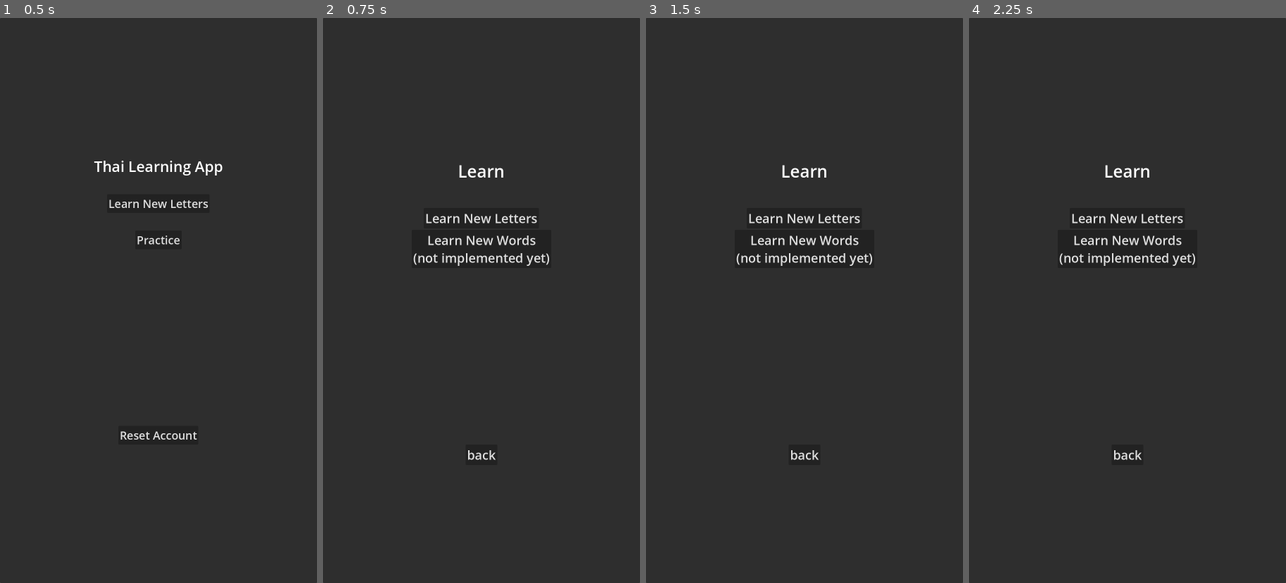
Above: before the commit, frames 1-4 (left to right).
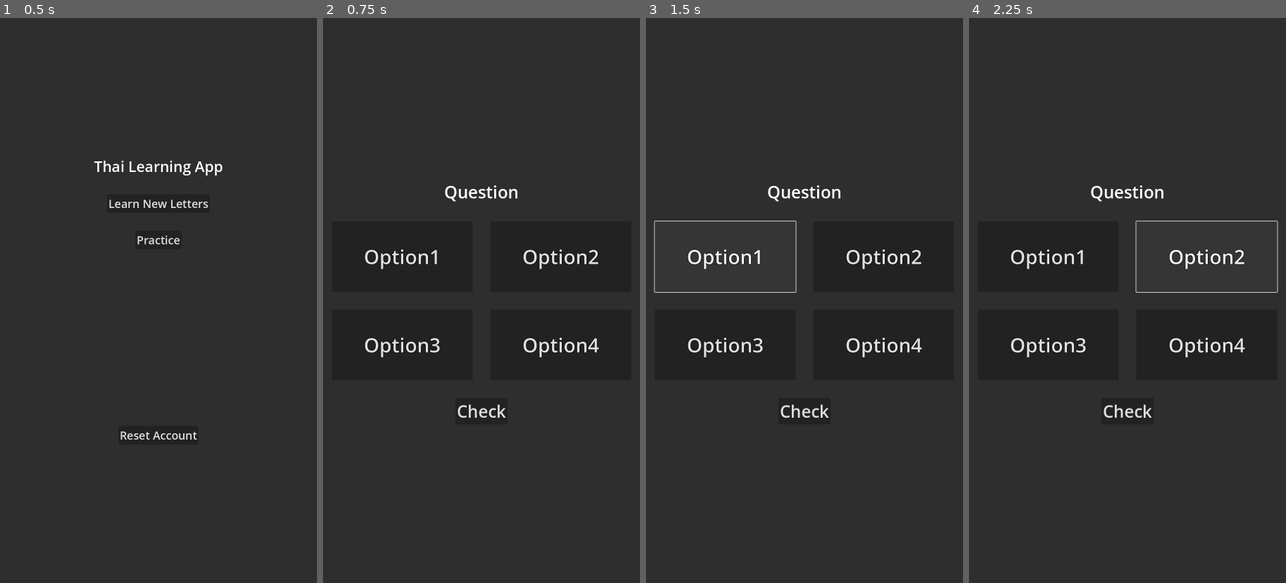
Above: after the commit, the same moments.

Repository: LiamRICE/ThaiLearningApp
Game: Godot game, scene res://scenes/main.tscn
Two runs of this game, one before a commit and one after it. Both use one fixed random seed, a clock stepped at 60 frames per second and the inputs below.
Inputs (mouse positions are in pixels of both pictures, inside the frame that each line leads up to):
- Up to frame 1 (0.5 s): no input
- Up to frame 2 (0.75 s): click "Learn New Letters" at 0.5 s
- Up to frame 3 (1.5 s): click (725, 255) at 1.25 s, where only the run after the commit has a clickable "Option1"
- Up to frame 4 (2.25 s): click (1206, 255) at 2 s, where only the run after the commit has a clickable "Option2"

Frame 1 is identical in both runs. In frame 2, 2.5% of the frame differs, in the area x 13-88%, y 26-79%; in frame 3, 2.7%, in the area x 2-88%, y 26-79%; in frame 4, 2.7%.

Commit message:
Added a theme and set up basic exercise template

Diff:
--- /dev/null
+++ b/assets/exercise_theme.tres
@@ -0,0 +1,6 @@
+[gd_resource type="Theme" format=3 uid="uid://cc3p44jk2vv0"]
+
+[resource]
+Button/constants/h_separation = 10
+Button/constants/outline_size = 5
+Button/font_sizes/font_size = 56
--- a/scenes/learn_screen.tscn
+++ b/scenes/learn_screen.tscn
@@ -1,12 +1,14 @@
-[gd_scene load_steps=3 format=3 uid="uid://bbjtb7m85ur8"]
+[gd_scene load_steps=4 format=3 uid="uid://bbjtb7m85ur8"]
 
 [ext_resource type="Script" path="res://scripts/learn_screen.gd" id="1_f4l3h"]
 [ext_resource type="Theme" uid="uid://dfmm2yx4nxcfu" path="res://assets/base_theme.tres" id="2_jm2al"]
+[ext_resource type="Theme" uid="uid://cc3p44jk2vv0" path="res://assets/exercise_theme.tres" id="3_x2g6d"]
 
 [node name="LearnScreen" type="CanvasLayer"]
 script = ExtResource("1_f4l3h")
 
 [node name="LearningPanel" type="Panel" parent="."]
+visible = false
 anchors_preset = 15
 anchor_right = 1.0
 anchor_bottom = 1.0
@@ -58,12 +60,83 @@
 text = "back"
 
 [node name="LearningPanelExerciseType1" type="Panel" parent="."]
-visible = false
 anchors_preset = 15
 anchor_right = 1.0
 anchor_bottom = 1.0
 grow_horizontal = 2
 grow_vertical = 2
+theme = ExtResource("2_jm2al")
+
+[node name="VBoxContainer" type="VBoxContainer" parent="LearningPanelExerciseType1"]
+layout_mode = 1
+anchors_preset = 15
+anchor_right = 1.0
+anchor_bottom = 1.0
+grow_horizontal = 2
+grow_vertical = 2
+theme_override_constants/separation = 500
+alignment = 1
+
+[node name="TitleLabel" type="Label" parent="LearningPanelExerciseType1/VBoxContainer"]
+layout_mode = 2
+text = "Exercise"
+horizontal_alignment = 1
+vertical_alignment = 1
+
+[node name="VBoxContainer" type="VBoxContainer" parent="LearningPanelExerciseType1/VBoxContainer"]
+layout_mode = 2
+theme_override_constants/separation = 50
+alignment = 1
+
+[node name="Label" type="Label" parent="LearningPanelExerciseType1/VBoxContainer/VBoxContainer"]
+layout_mode = 2
+text = "Question"
+horizontal_alignment = 1
+vertical_alignment = 1
+
+[node name="HBoxContainer" type="HBoxContainer" parent="LearningPanelExerciseType1/VBoxContainer/VBoxContainer"]
+layout_mode = 2
+alignment = 1
+
+[node name="GridContainer" type="GridContainer" parent="LearningPanelExerciseType1/VBoxContainer/VBoxContainer/HBoxContainer"]
+layout_mode = 2
+theme = ExtResource("3_x2g6d")
+theme_override_constants/h_separation = 50
+theme_override_constants/v_separation = 50
+columns = 2
+
+[node name="OptionButton1" type="Button" parent="LearningPanelExerciseType1/VBoxContainer/VBoxContainer/HBoxContainer/GridContainer"]
+custom_minimum_size = Vector2(400, 200)
+layout_mode = 2
+text = "Option1"
+
+[node name="OptionButton2" type="Button" parent="LearningPanelExerciseType1/VBoxContainer/VBoxContainer/HBoxContainer/GridContainer"]
+custom_minimum_size = Vector2(400, 200)
+layout_mode = 2
+text = "Option2"
+
+[node name="OptionButton3" type="Button" parent="LearningPanelExerciseType1/VBoxContainer/VBoxContainer/HBoxContainer/GridContainer"]
+custom_minimum_size = Vector2(400, 200)
+layout_mode = 2
+text = "Option3"
+
+[node name="OptionButton4" type="Button" parent="LearningPanelExerciseType1/VBoxContainer/VBoxContainer/HBoxContainer/GridContainer"]
+custom_minimum_size = Vector2(400, 200)
+layout_mode = 2
+text = "Option4"
+
+[node name="CheckContinueButton" type="Button" parent="LearningPanelExerciseType1/VBoxContainer/VBoxContainer"]
+layout_mode = 2
+size_flags_horizontal = 4
+size_flags_vertical = 4
+theme_override_font_sizes/font_size = 48
+text = "Check"
+
+[node name="BackButton" type="Button" parent="LearningPanelExerciseType1/VBoxContainer"]
+layout_mode = 2
+size_flags_horizontal = 4
+size_flags_vertical = 4
+text = "Quit"
 
 [node name="LearningPanelExerciseType2" type="Panel" parent="."]
 visible = false
@@ -84,3 +157,5 @@
 [connection signal="pressed" from="LearningPanel/VBoxContainer/VBoxContainer/LearnLettersButton" to="." method="_on_learn_letters_button_pressed"]
 [connection signal="pressed" from="LearningPanel/VBoxContainer/VBoxContainer/LearnWordsButton" to="." method="_on_learn_words_button_pressed"]
 [connection signal="pressed" from="LearningPanel/VBoxContainer/BackButton" to="." method="_on_back_button_pressed"]
+[connection signal="pressed" from="LearningPanelExerciseType1/VBoxContainer/VBoxContainer/CheckContinueButton" to="." method="_on_back_button_pressed"]
+[connection signal="pressed" from="LearningPanelExerciseType1/VBoxContainer/BackButton" to="." method="_on_back_button_pressed"]
